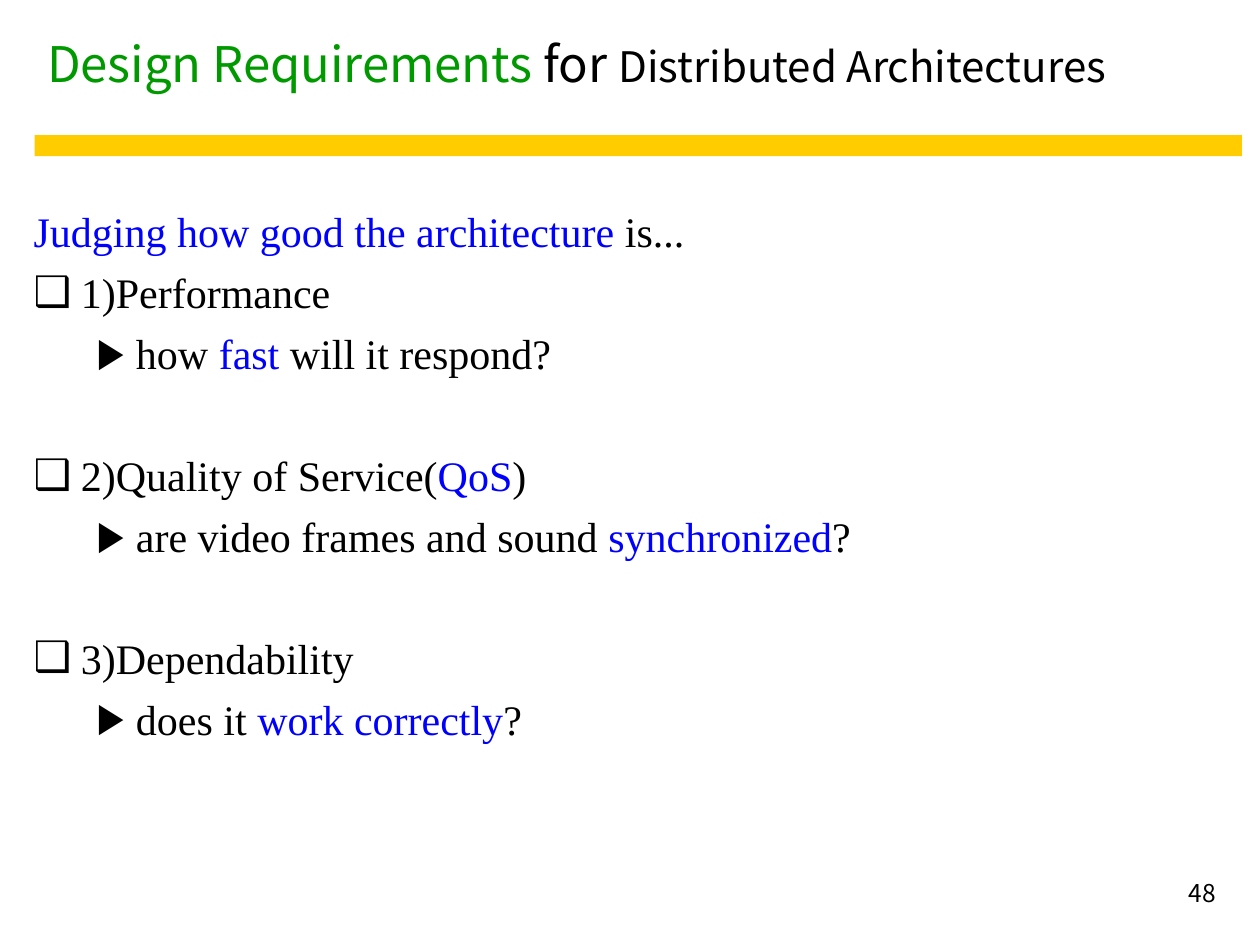
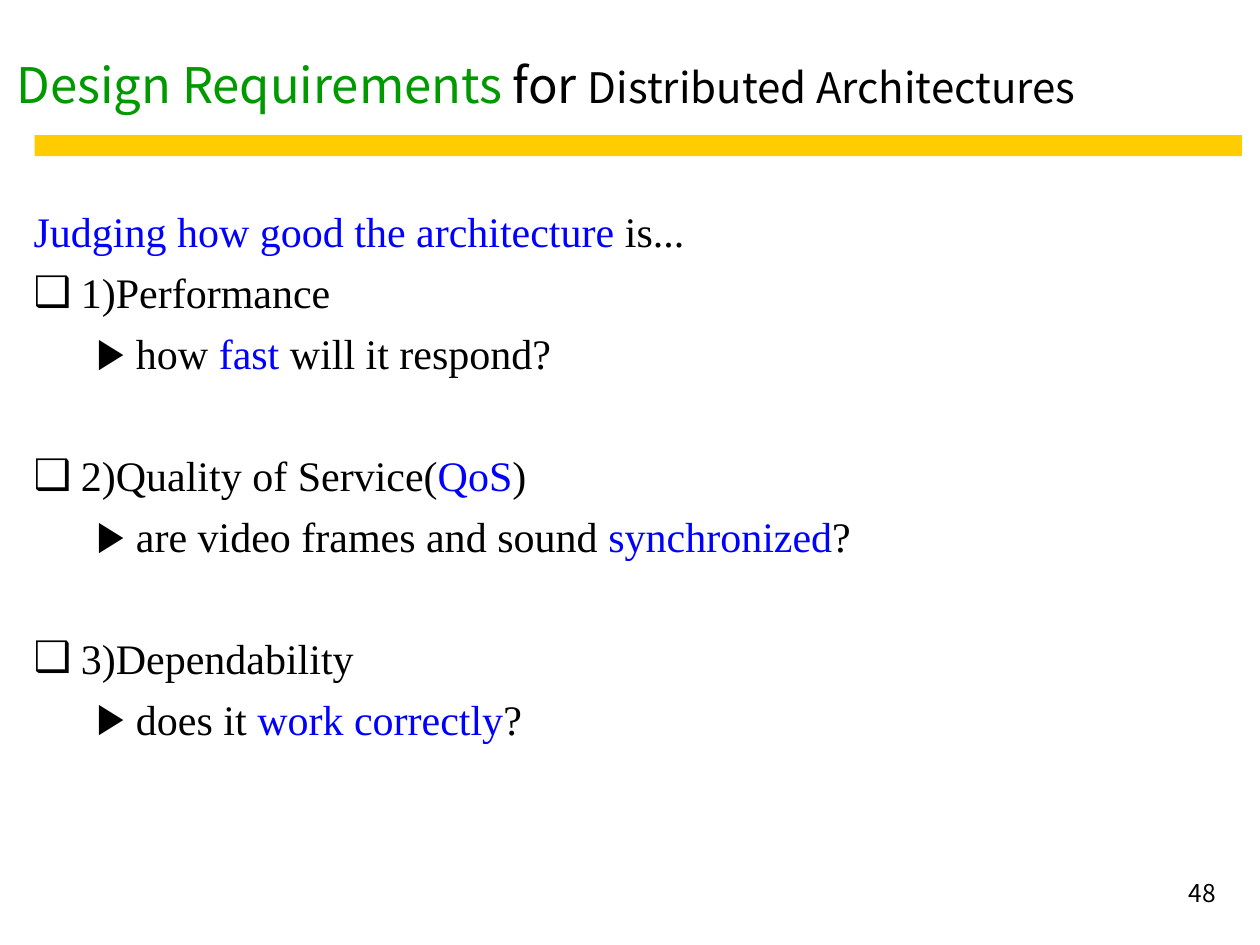
Before and after one commit to RainySummerLuo/DistributedComputingSystems, a slide deck: slide 48 of Lecture Notes/dist2.ppt. Drawn at 1260x945 pixels with LibreOffice and Linux fonts; fonts in the diff are those of the drawing. Boxes give left, top, right and bottom in pixels: in the first picture for what was removed or moved away, otherwise in the second. Text is boxed around its words. In the diff, an @@ line names an element or a change of style, - is before the commit and + after.

```diff
--- a/Lecture Notes/dist2.ppt
+++ b/Lecture Notes/dist2.ppt
@@ title "Design Requirements for Distributed Architectures": place and size @@
-title "Design Requirements for Distributed Architectures" at (47,42,1106,95)
+title "Design Requirements for Distributed Architectures" at (17,63,1075,116)
```
Also in this commit, not shown: 3 other slides changed.
